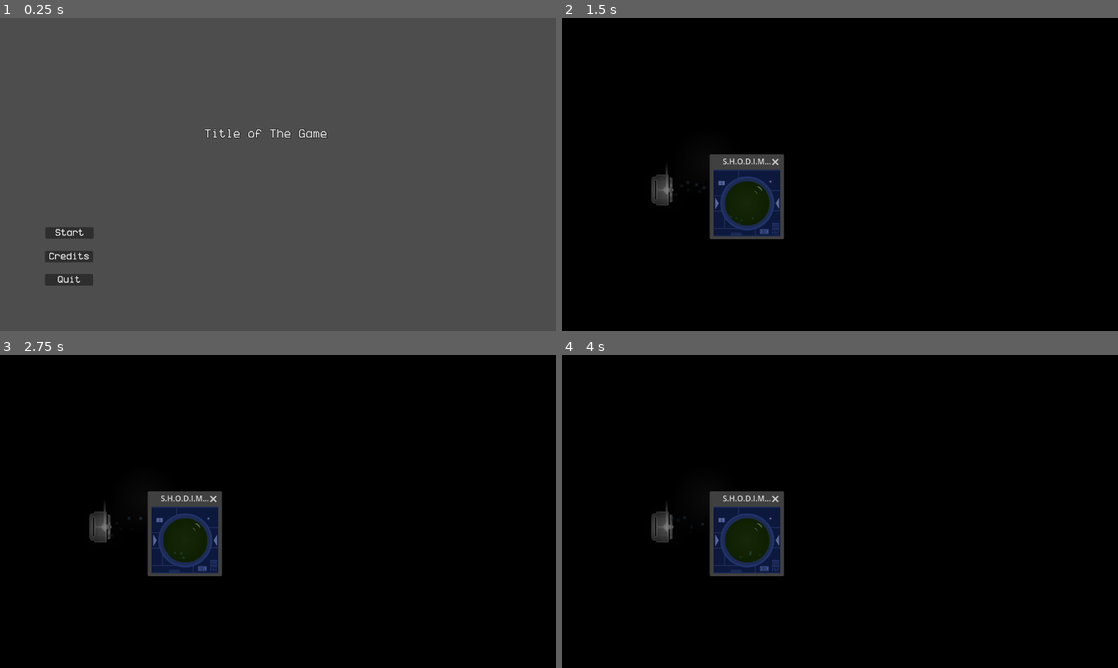
Above: before the commit, frames 1-4 (two rows, left to right).
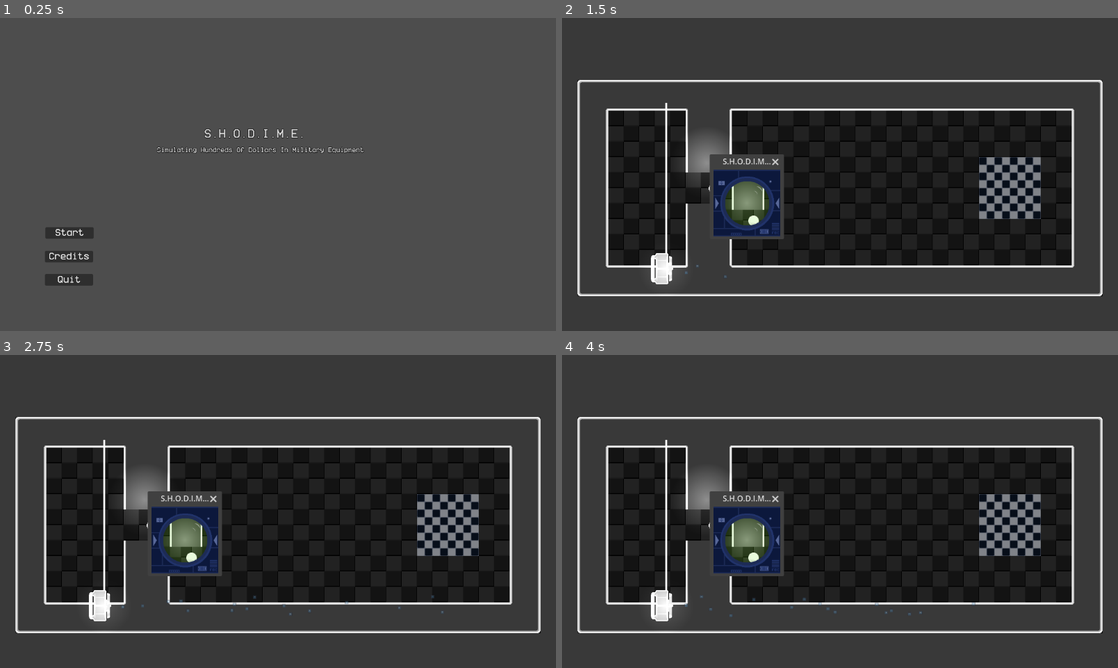
Above: after the commit, the same moments.

Repository: corpusCallosotomy/jamfest2024
Game: Godot game, scene res://scenes/menus/Menu.tscn
Same seed, same stepped clock (60 frames per second), same inputs: the game is played once before the commit and once after it. The engine's default icon, where the game draws it, is replaced by a stand-in: a white triangle on a blue panel in a dark square.
Inputs:
- Up to frame 1 (0.25 s): no input
- Up to frame 2 (1.5 s): click "Start" at 0.5 s; click "Level 1" at 1.25 s
- Up to frame 3 (2.75 s): tap Enter at 2 s
- Up to frame 4 (4 s): no input

The runs differ from the first frame. In frame 1, 0.6% of the frame differs, in the area x 28-66%, y 35-44%; in frame 2, 81%; in frame 3, 81%; in frame 4, 81%, in the area x 0-100%, y 0-100%.

Commit message:
vacuum/fan updated slightly
prep for big fix

Diff:
--- a/scenes/fan.tscn
+++ b/scenes/fan.tscn
@@ -6,6 +6,7 @@
 [ext_resource type="Texture2D" uid="uid://7ebxnxjhx2r1" path="res://sprites/2d_lights_and_shadows_neutral_point_light.webp" id="3_1lvi8"]
 [ext_resource type="PackedScene" uid="uid://dc4ovytc2po4n" path="res://Ethan Contributions/refurbished assets/fan_animated.tscn" id="5_psipw"]
 [ext_resource type="AudioStream" uid="uid://b014pitgb3tpt" path="res://sounds/jam sfx _ fanFinal.ogg" id="6_ctklj"]
+[ext_resource type="Texture2D" uid="uid://b8ghyqjqhay1v" path="res://sprites/nothing.png" id="7_jxad2"]
 
 [sub_resource type="RectangleShape2D" id="RectangleShape2D_jvy4l"]
 size = Vector2(240, 52)
@@ -34,9 +35,9 @@
 [node name="Area2D" type="Area2D" parent="."]
 
 [node name="fan_animated" parent="Area2D" instance=ExtResource("5_psipw")]
+z_index = 1
 
 [node name="Fan" type="Sprite2D" parent="Area2D"]
-visible = false
 texture = ExtResource("2_c3t2x")
 
 [node name="CollisionShape2D" type="CollisionShape2D" parent="Area2D"]
@@ -67,10 +68,11 @@
 bus = &"SFX"
 
 [node name="VSlider" type="VSlider" parent="."]
-offset_left = -8.0
+offset_left = -32.0
 offset_top = -175.0
-offset_right = 8.0
+offset_right = 32.0
 offset_bottom = 175.0
+theme_override_icons/grabber = ExtResource("7_jxad2")
 theme_override_styles/slider = SubResource("StyleBoxLine_d5tvb")
 
 [connection signal="value_changed" from="VSlider" to="." method="_on_v_slider_value_changed"]
--- a/scenes/menus/Menu.tscn
+++ b/scenes/menus/Menu.tscn
@@ -2,7 +2,7 @@
 
 [ext_resource type="Script" path="res://scripts/menu.gd" id="1_1sesr"]
 [ext_resource type="FontFile" uid="uid://dwbtxhfdqlcs3" path="res://Fonts/Better VCR 6.1.ttf" id="2_f5q0a"]
-[ext_resource type="PackedScene" uid="uid://dcavmgiger00b" path="res://combinetest.tscn" id="2_kkmpk"]
+[ext_resource type="PackedScene" uid="uid://c4fwmimhul160" path="res://scenes/levels/level_1.tscn" id="2_nl8vt"]
 [ext_resource type="AudioStream" uid="uid://cx0gtxrw4kgus" path="res://sounds/ButtonClick.wav" id="4_vbvof"]
 
 [sub_resource type="StyleBoxTexture" id="StyleBoxTexture_n0a7c"]
@@ -40,7 +40,7 @@
 Menu = NodePath("Title")
 LevelSelect = NodePath("LevelSelect")
 Credits = NodePath("Credits")
-lvl1 = ExtResource("2_kkmpk")
+lvl1 = ExtResource("2_nl8vt")
 buttonSFX = NodePath("AudioStreamPlayer")
 
 [node name="Title" type="Node2D" parent="."]
@@ -62,7 +62,27 @@
 theme_override_fonts/font = ExtResource("2_f5q0a")
 theme_override_font_sizes/font_size = 20
 theme_override_styles/normal = SubResource("StyleBoxTexture_n0a7c")
-text = "Title of The Game"
+text = "S.H.O.D.I.M.E."
+wrap_mode = 1
+
+[node name="TextEdit2" type="TextEdit" parent="Title"]
+anchors_preset = 8
+anchor_left = 0.5
+anchor_top = 0.5
+anchor_right = 0.5
+anchor_bottom = 0.5
+offset_left = 320.0
+offset_top = 250.0
+offset_right = 779.0
+offset_bottom = 300.0
+grow_horizontal = 2
+grow_vertical = 2
+theme_override_constants/outline_size = 3
+theme_override_constants/line_spacing = 16
+theme_override_fonts/font = ExtResource("2_f5q0a")
+theme_override_font_sizes/font_size = 11
+theme_override_styles/normal = SubResource("StyleBoxTexture_n0a7c")
+text = "Simulating Hundreds Of Dollars In Military Equipment"
 wrap_mode = 1
 
 [node name="StartButton" type="Button" parent="Title"]
--- a/scenes/vacuum.tscn
+++ b/scenes/vacuum.tscn
@@ -1,10 +1,11 @@
-[gd_scene load_steps=9 format=3 uid="uid://k210ejdc2pu1"]
+[gd_scene load_steps=10 format=3 uid="uid://k210ejdc2pu1"]
 
 [ext_resource type="Script" path="res://scripts/elements/fan.gd" id="1_8d0nf"]
 [ext_resource type="Texture2D" uid="uid://bfskvr0q2nox1" path="res://icon.svg" id="2_3bok2"]
 [ext_resource type="Texture2D" uid="uid://oc1nebab3iqu" path="res://Ethan Contributions/refurbished assets/Vacuum.png" id="2_sbvpf"]
 [ext_resource type="Texture2D" uid="uid://7ebxnxjhx2r1" path="res://sprites/2d_lights_and_shadows_neutral_point_light.webp" id="3_d6d0q"]
 [ext_resource type="AudioStream" uid="uid://dy5j0c0fswak5" path="res://sounds/jam sfx _ vacuumFinal.ogg" id="5_stjmf"]
+[ext_resource type="Texture2D" uid="uid://b8ghyqjqhay1v" path="res://sprites/nothing.png" id="6_abvqa"]
 
 [sub_resource type="RectangleShape2D" id="RectangleShape2D_jvy4l"]
 size = Vector2(240, 52)
@@ -34,6 +35,7 @@
 [node name="Area2D" type="Area2D" parent="."]
 
 [node name="Vacuum" type="Sprite2D" parent="Area2D"]
+z_index = 1
 texture = ExtResource("2_sbvpf")
 
 [node name="CollisionShape2D" type="CollisionShape2D" parent="Area2D"]
@@ -67,10 +69,11 @@
 bus = &"SFX"
 
 [node name="VSlider" type="VSlider" parent="."]
-offset_left = -8.0
+offset_left = -32.0
 offset_top = -175.0
-offset_right = 8.0
+offset_right = 32.0
 offset_bottom = 175.0
+theme_override_icons/grabber = ExtResource("6_abvqa")
 theme_override_styles/slider = SubResource("StyleBoxLine_j5oog")
 value = 50.0
 
Not shown: 1 places in scenes/fan.tscn that only renumber resources
Binary file added: sprites/nothing.png
Not shown, added: sprites/nothing.png.import
